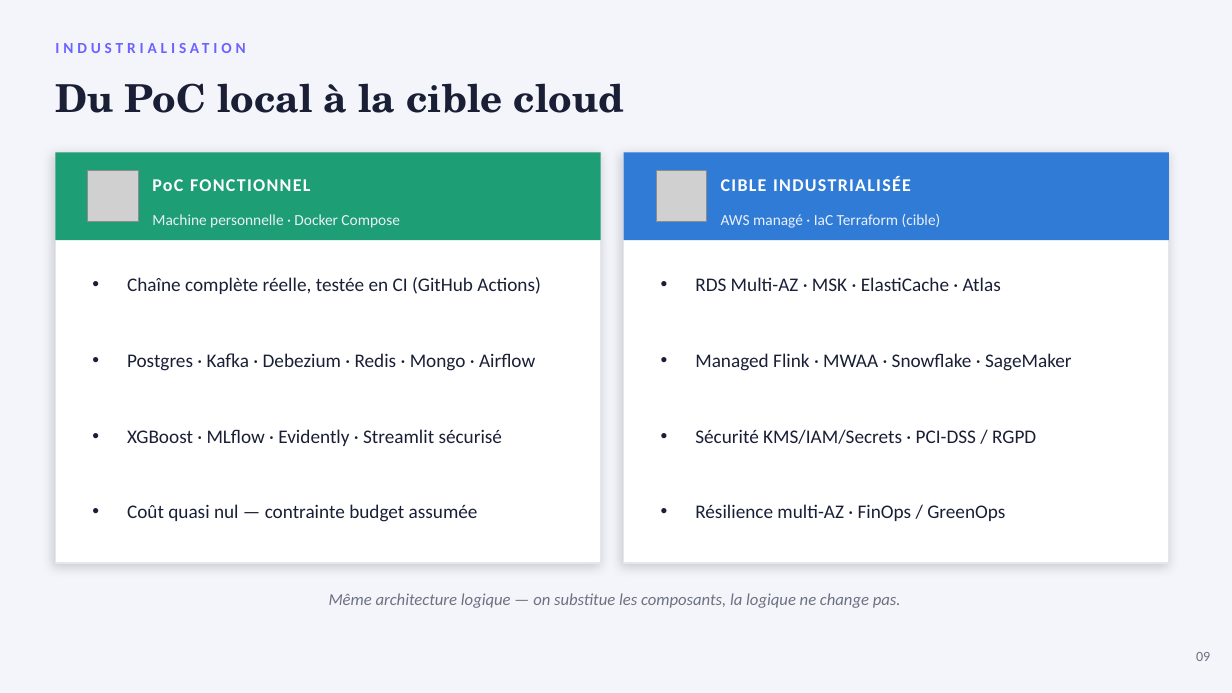
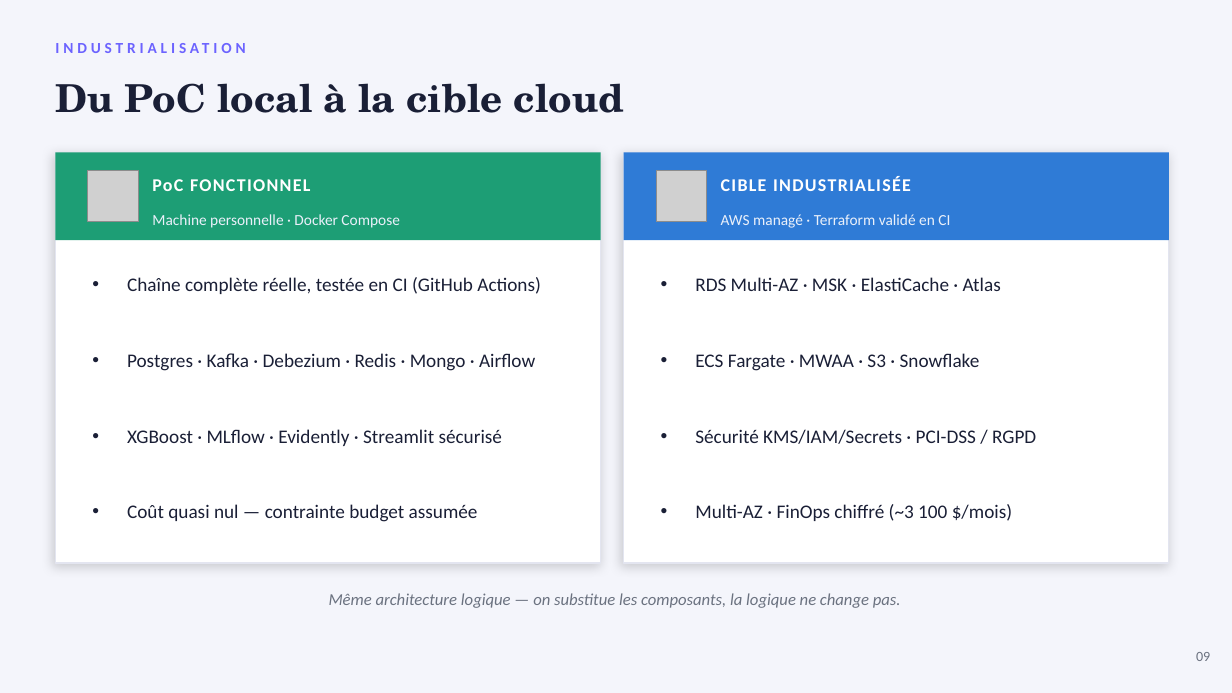
Before and after one commit to PDUCLOS/BLOC2-STRIPE, a slide deck: slide 12 of presentation/stripe_presentation_bloc2.pptx. Drawn at 1232x693 pixels with LibreOffice and Linux fonts; fonts in the diff are those of the drawing; grey boxes stand for pictures. Boxes give left, top, right and bottom in pixels: in the first picture for what was removed or moved away, otherwise in the second. Text is boxed around its words. In the diff, an @@ line names an element or a change of style, - is before the commit and + after.

Commit message:
Met à jour la documentation, les documents Word et la présentation
- docs/FINOPS.md : chiffrage mensuel de la cible (≈3 100 $ prod, ≈1 000 $ dev),
  leviers chiffrés et GreenOps ; budgets Terraform alignés (4 000 $ / 1 200 $).
- README : sections Terraform, requêtes, passage à un compte Snowflake payant,
  piège du venv sur Google Drive (import kafka figé), commandes de test.
- PRESENTATION.md, ARCHITECTURE.md, ML_INTEGRATION_STRATEGY.md, MLOPS.md :
  RNCP41993, 1 broker, dashboard 2 onglets + login, métriques offline/servies
  datées, write-back fraud_indicators, job CI terraform, post-mortem 5.3
  (précision offline 0,77 après réentraînement auto, servie 0,98).
- OLAP/NoSQL/sécurité/index : références vers queries/, anonymize_customer(),
  traduction des contrôles PCI-DSS/RGPD dans Terraform.
- Nouveau diagramme presentation/stripe_aws_cible.drawio (architecture
  physique fidèle à terraform/envs/prod).
- stripe_architecture_bloc2.docx et stripe_bloc2_competences.docx régénérés
  sur l'implémentation réelle (générateurs dans presentation/generators/).
- Présentation : slide cible AWS, métriques servies, Terraform validé en CI.
- Speech, audit (tableau d'avancement) et script de la vidéo à réenregistrer.

```diff
--- a/presentation/stripe_presentation_bloc2.pptx
+++ b/presentation/stripe_presentation_bloc2.pptx
@@ text at box(721, 214, 950, 228): text changed @@
-AWS managé · IaC Terraform (cible)
+AWS managé · Terraform validé en CI
@@ text at box(695, 353, 980, 371): text changed @@
-• Managed Flink · MWAA · Snowflake · SageMaker
+• ECS Fargate · MWAA · S3 · Snowflake
@@ text at box(695, 504, 1012, 521): text changed @@
-• Résilience multi-AZ · FinOps / GreenOps
+• Multi-AZ · FinOps chiffré (~3 100 $/mois)
```
Also in this commit, not shown: 2 other slides changed, 1 slide added, 25 other files.
